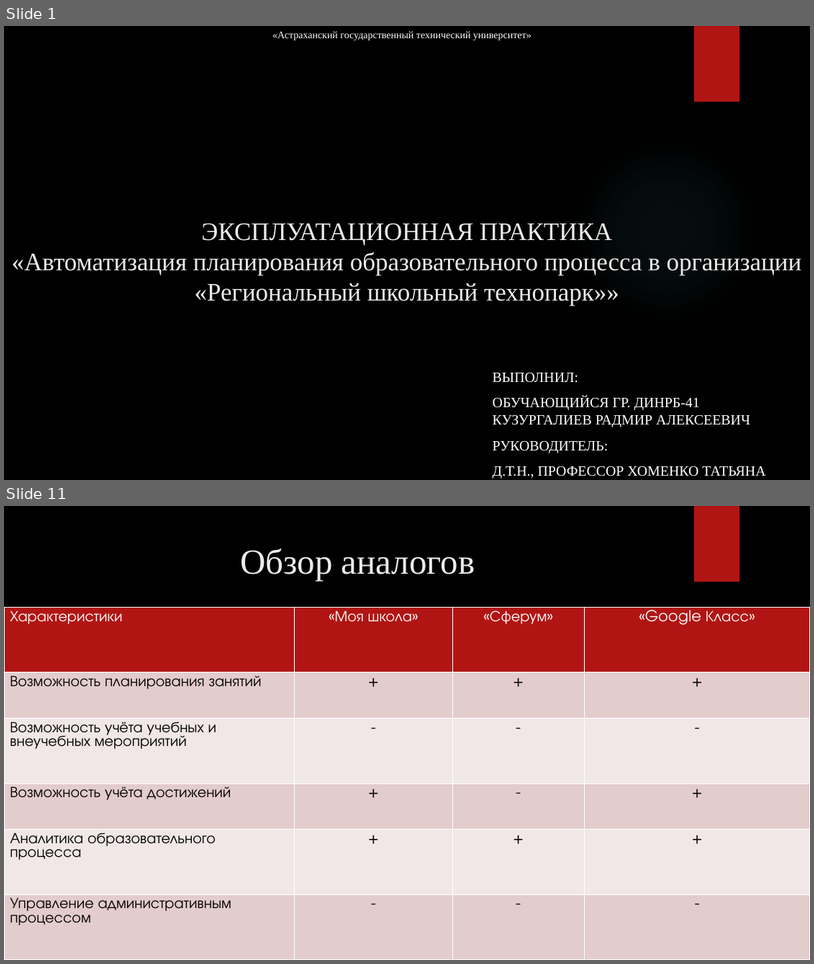
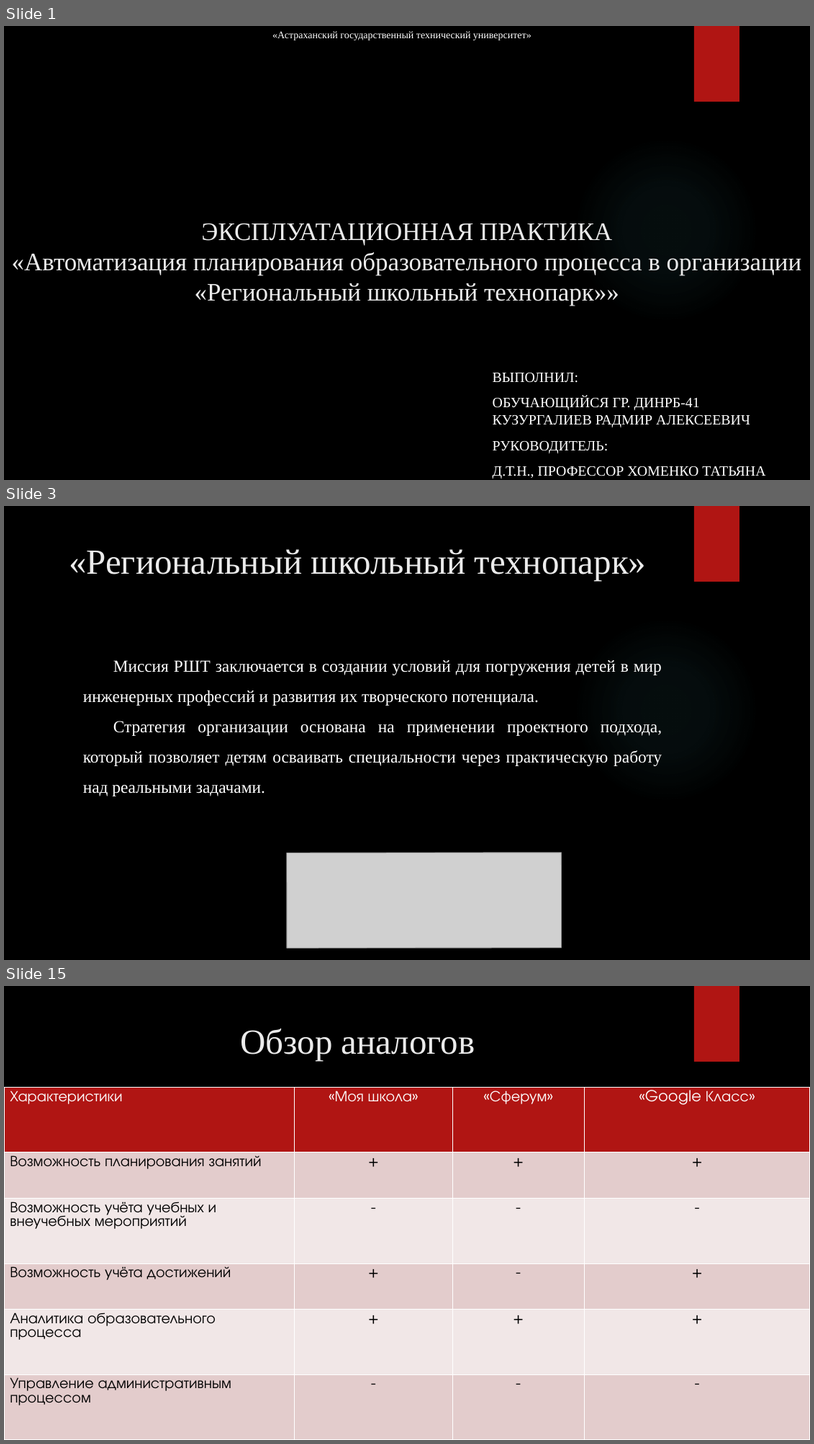
Before and after one commit to RAdKuzur/ASTU, a slide deck: Дипломная работа/Презентация Курсовая.pptx. Shown one above the other, each under a label of ours: slides 1 and 11 before the commit, slides 1, 3 and 15 after it; the slides between them are not shown. The pictures are 814x964 and 814x1444 pixels, drawn with LibreOffice and Linux fonts; fonts in the diff are those of the drawing; grey boxes stand for pictures; background and template pictures are left out. Boxes give left, top, right and bottom in pixels: in the first picture for what was removed or moved away, otherwise in the second. Text is boxed around its words. In the diff, an @@ line names an element or a change of style, - is before the commit and + after.

```diff
--- a/Дипломная работа/Презентация Курсовая.pptx
+++ b/Дипломная работа/Презентация Курсовая.pptx
@@ slide 3 added at [4, 506, 810, 960], background picture (left out); not listed: 2 template elements that a slide beside it also shows @@
@@ title added at [69, 549, 646, 581], 42 pt, text #EBEBEB @@
+«Региональный школьный технопарк»
@@ text added at [83, 660, 662, 796], 20 pt, text #FFFFFF @@
+Миссия РШТ заключается в создании условий для погружения детей в мир инженерных профессий и развития их творческого потенциала.
+Стратегия организации основана на применении проектного подхода, который позволяет детям осваивать специальности через практическую работу над реальными задачами.
@@ picture added at [287, 852, 562, 948] @@
@@ what was slide 11 is now slide 15 @@
```
Also in this commit, not shown: 11 slides changed, 4 other slides added, 3 slides removed, 1 other file.
